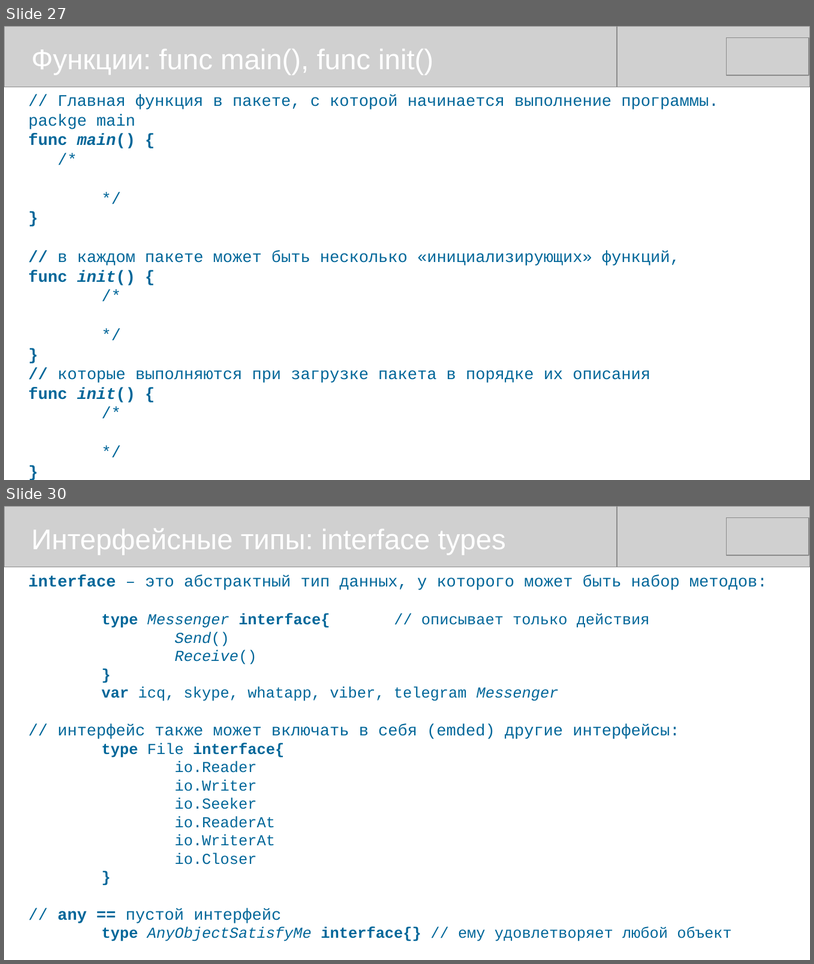
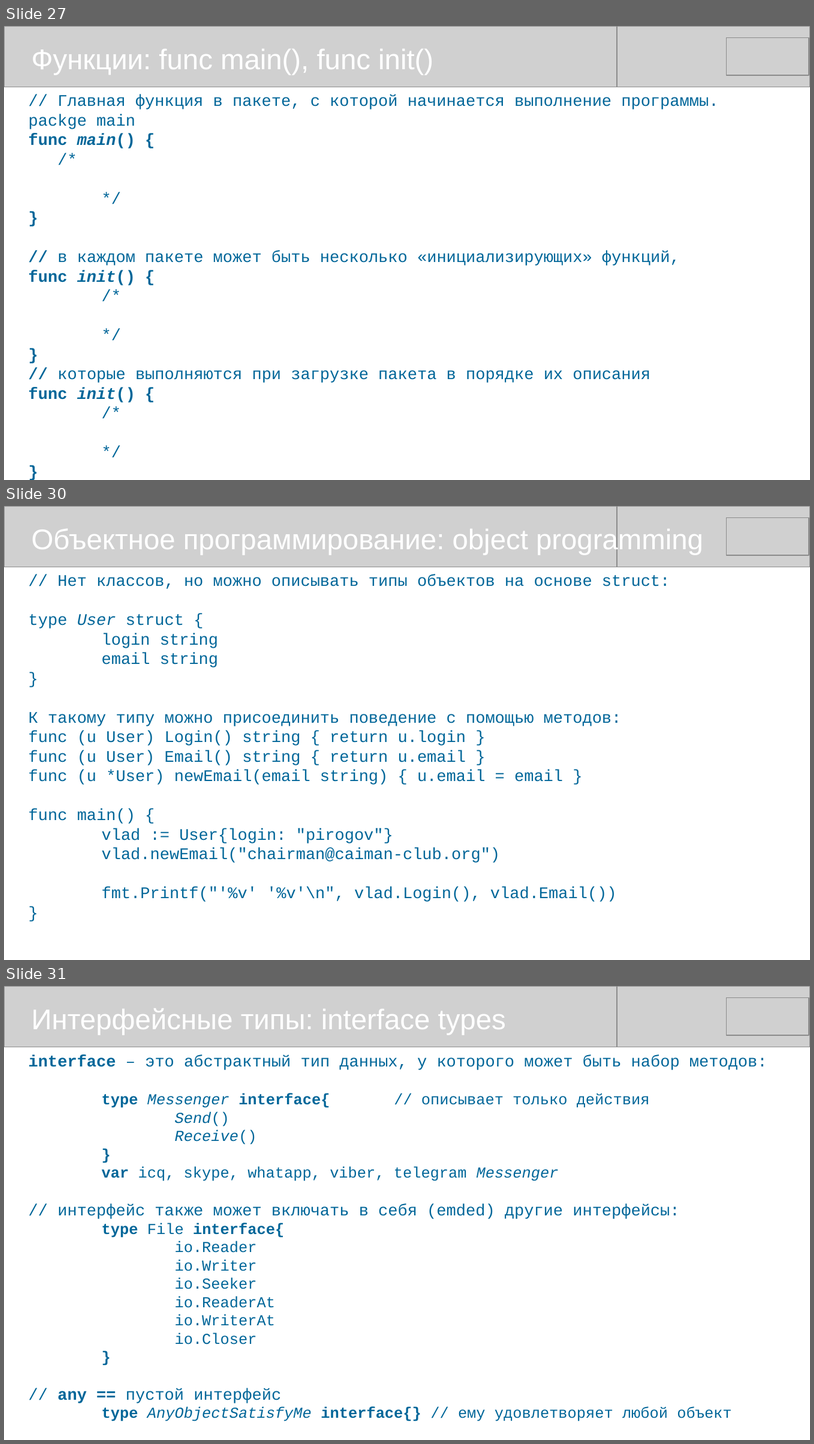
Before and after one commit to mike-shock/Go_language, a slide deck: Go_Review.odp. Shown one above the other, each under a label of ours: slides 27 and 30 before the commit, slides 27, 30 and 31 after it; the slides between them are not shown. The pictures are 814x964 and 814x1444 pixels, drawn with LibreOffice and Linux fonts; fonts in the diff are those of the drawing; grey boxes stand for pictures. Boxes give left, top, right and bottom in pixels: in the first picture for what was removed or moved away, otherwise in the second. Text is boxed around its words. In the diff, an @@ line names an element or a change of style, - is before the commit and + after.

```diff
--- a/Go_Review.odp
+++ b/Go_Review.odp
@@ slide 30 added at <box>4,506,810,960</box>, background #FFFFFF @@
@@ picture added at <box>4,506,617,567</box> @@
@@ picture added at <box>197,506,810,567</box> @@
@@ picture added at <box>727,518,810,556</box> @@
@@ text added at <box>32,527,704,555</box>, 28 pt, text #FFFFFF @@
+Объектное программирование: object programming
@@ text added at <box>29,574,670,901</box>, 16 pt, text #006699 @@
+// Нет классов, но можно описывать типы объектов на основе struct:
+type User struct {
+login string
+email string
+}
+К такому типу можно присоединить поведение с помощью методов:
+func (u User) Login() string { return u.login }
+func (u User) Email() string { return u.email }
+func (u *User) newEmail(email string) { u.email = email }
+func main() {
+vlad := User{login: "pirogov"}
+vlad.newEmail("chairman@caiman-club.org")
+fmt.Printf("'%v' '%v'\n", vlad.Login(), vlad.Email())
+}
@@ what was slide 30 is now slide 31 @@
```
Also in this commit, not shown: 3 slides changed, 1 other file.
